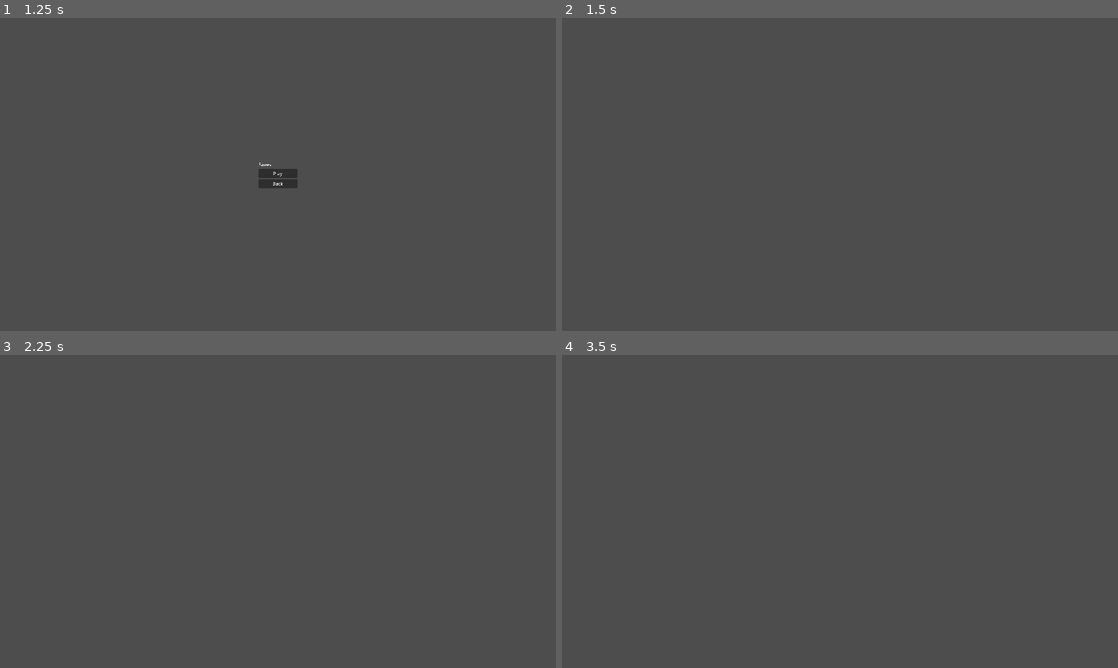
Above: before the commit, frames 1-4 (two rows, left to right).
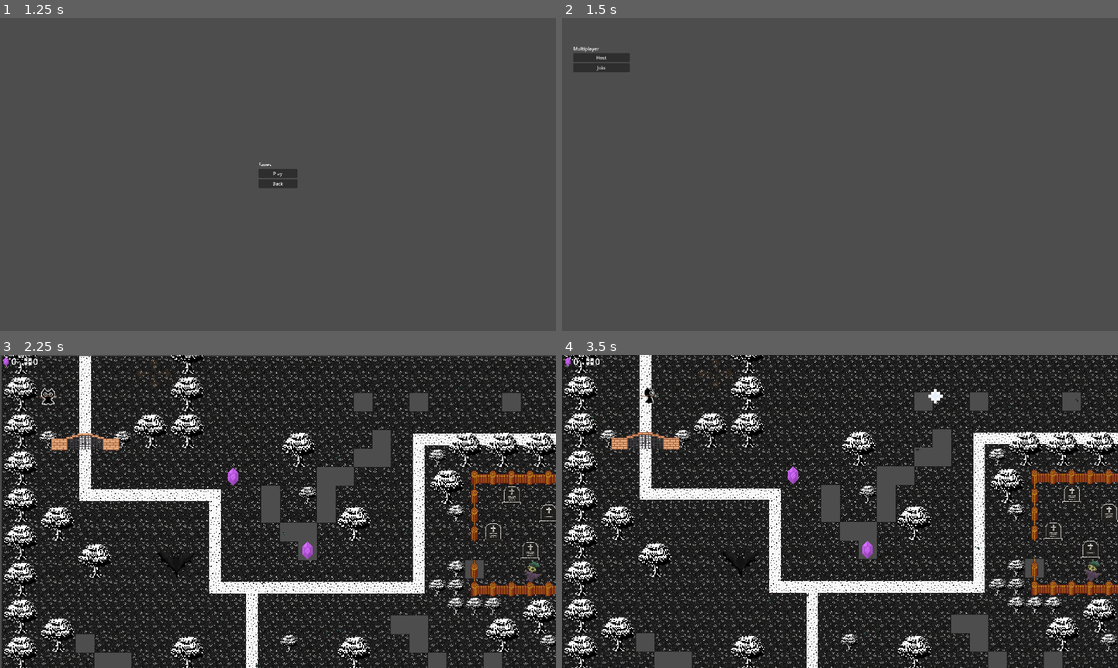
Above: after the commit, the same moments.

Repository: royalcaster/split-souls
Game: Godot game, scene res://scenes/ui/MainMenu.tscn
The game is run twice, just before and just after one commit, with the same random seed, the same clock (stepped at 60 frames per second) and the same inputs. The engine's default icon, where the game draws it, is replaced by a stand-in: a white triangle on a blue panel in a dark square.
Inputs (mouse positions are in pixels of both pictures, inside the frame that each line leads up to):
- Up to frame 1 (1.25 s): click "Play" at 0.5 s
- Up to frame 2 (1.5 s): click "Play" at 1.25 s
- Up to frame 3 (2.25 s): click (38, 395) at 2 s, where only the run after the commit has a clickable "Host"
- Up to frame 4 (3.5 s): move the mouse to (962, 495) at 2.77 s; hold Right (move_right) from 2.78 s (still down); tap R (consume_crystal_direction_item) at 2.85 s; click (962, 495) at 2.92 s

Frame 1 is identical in both runs. In frame 2, 0.6% of the frame differs, in the area x 2-13%, y 9-18%; in frame 3, 91%; in frame 4, 91%, in the area x 0-100%, y 0-100%.

Commit message:
fix merge conflicts

Diff:
--- a/scenes/enemies/enemie_bat.tscn
+++ b/scenes/enemies/enemie_bat.tscn
@@ -1,7 +1,7 @@
 [gd_scene load_steps=11 format=3 uid="uid://byixxiqjq0w47"]
 
 [ext_resource type="Script" uid="uid://ylks8xp3cjhb" path="res://src/enemie_bat.gd" id="1_ayue0"]
-[ext_resource type="Texture2D" uid="uid://j7foj5856ges" path="res://assets/bat_spritesheet.png" id="1_rf1a6"]
+[ext_resource type="Texture2D" uid="uid://j7foj5856ges" path="res://assets/bat_spritesheet_2.png" id="1_rf1a6"]
 [ext_resource type="PackedScene" uid="uid://d1k0y6na2qb32" path="res://scenes/game/health_bar.tscn" id="3_8wve5"]
 
 [sub_resource type="AtlasTexture" id="AtlasTexture_ayue0"]
--- a/scenes/game/Game.tscn
+++ b/scenes/game/Game.tscn
@@ -7,9 +7,7 @@
 [ext_resource type="PackedScene" uid="uid://cgx4s28rosjof" path="res://scenes/deko/kaefer.tscn" id="4_2kuj7"]
 [ext_resource type="PackedScene" uid="uid://c0dwtyimchwxc" path="res://scenes/static_barriers/gate.tscn" id="6_5xhyk"]
 [ext_resource type="TileSet" uid="uid://cp33vcjdt12tm" path="res://assets/tiles/light_set_border_trees.tres" id="6_vg8p7"]
-[ext_resource type="Script" uid="uid://cm0mfxlop7ysq" path="res://scenes/game/hud.gd" id="6_wnrko"]
-
-[ext_resource type="PackedScene" uid="uid://ds0pgagbgkhf0" path="res://scenes/items/CrystalDirectionItem.tscn" id="8_2kuj7"]
+[ext_resource type="Script" uid="uid://cm0mfxlop7ysq" path="res://src/hud.gd" id="6_wnrko"]
 [ext_resource type="Texture2D" uid="uid://b06qxd36nxmvl" path="res://assets/img/crystals_spritesheet.png" id="8_qf6a8"]
 [ext_resource type="Texture2D" uid="uid://c7scnv10bvrrt" path="res://assets/img/arrow1.png" id="8_wnrko"]
 [ext_resource type="PackedScene" uid="uid://jynqgtiojqyc" path="res://scenes/static_barriers/TreeBarrier.tscn" id="11_aptqa"]
@@ -51,12 +49,6 @@
 visible = false
 position = Vector2(145, 148)
 game_node_path = NodePath("..")
-
-[node name="items" type="TileMapLayer" parent="." groups=["map_content"]]
-visible = false
-y_sort_enabled = true
-tile_map_data = PackedByteArray("AAAPAAUAAAAAAAAAAQARAAUAAAAAAAAAAQATAAUAAAAAAAAAAQA=")
-tile_set = SubResource("TileSet_07vrc")
 
 [node name="MultiplayerSpawner" type="MultiplayerSpawner" parent="."]
 _spawnable_scenes = PackedStringArray("uid://b184syehau03x")
--- a/src/Game.gd
+++ b/src/Game.gd
@@ -27,7 +27,7 @@
 ]
 
 func _ready():
-    # reset game state after game over
+	# reset game state after game over
 	Globals.control_mode = Globals.ControlMode.INDIVIDUAL
 	Globals.spawn_position = Vector2(80, 70)
 
Renamed: assets/bat_spritesheet.png -> assets/bat_spritesheet_2.png
Not shown, added: assets/bat_spritesheet_2.png.import
Not shown, changed: assets/minigame/Baumtheme.png.import
Not shown, added: assets/minigame/Panda_asset_character.png.import
Not shown: 1 places in scenes/game/Game.tscn that only renumber resources
